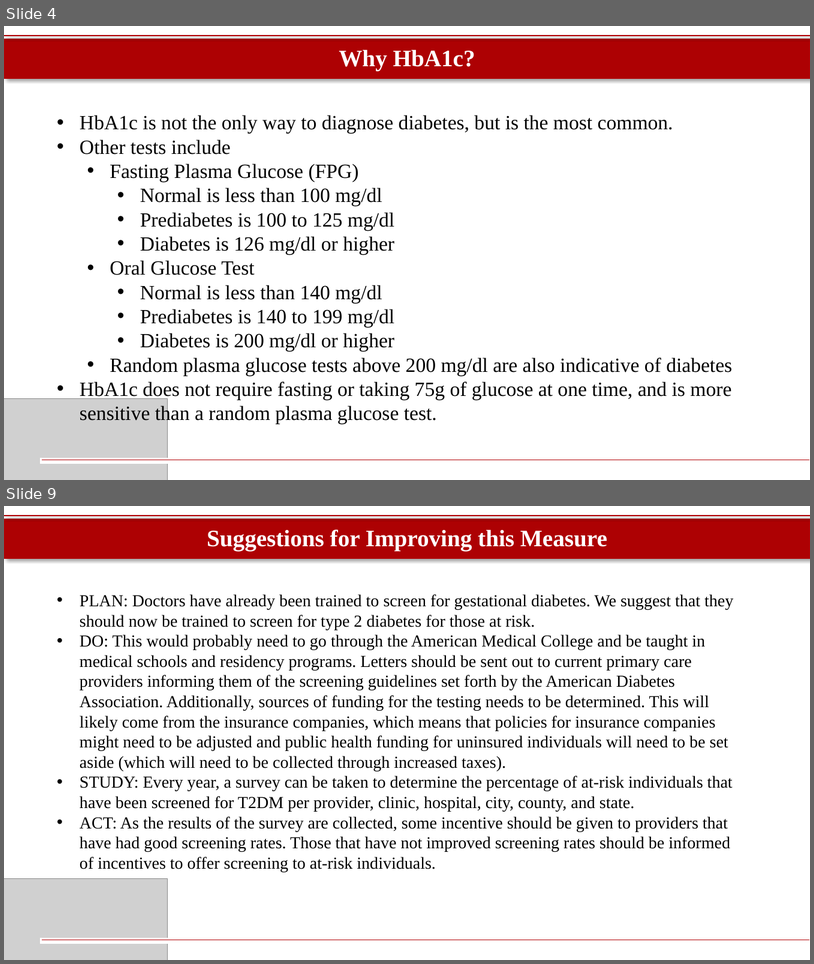
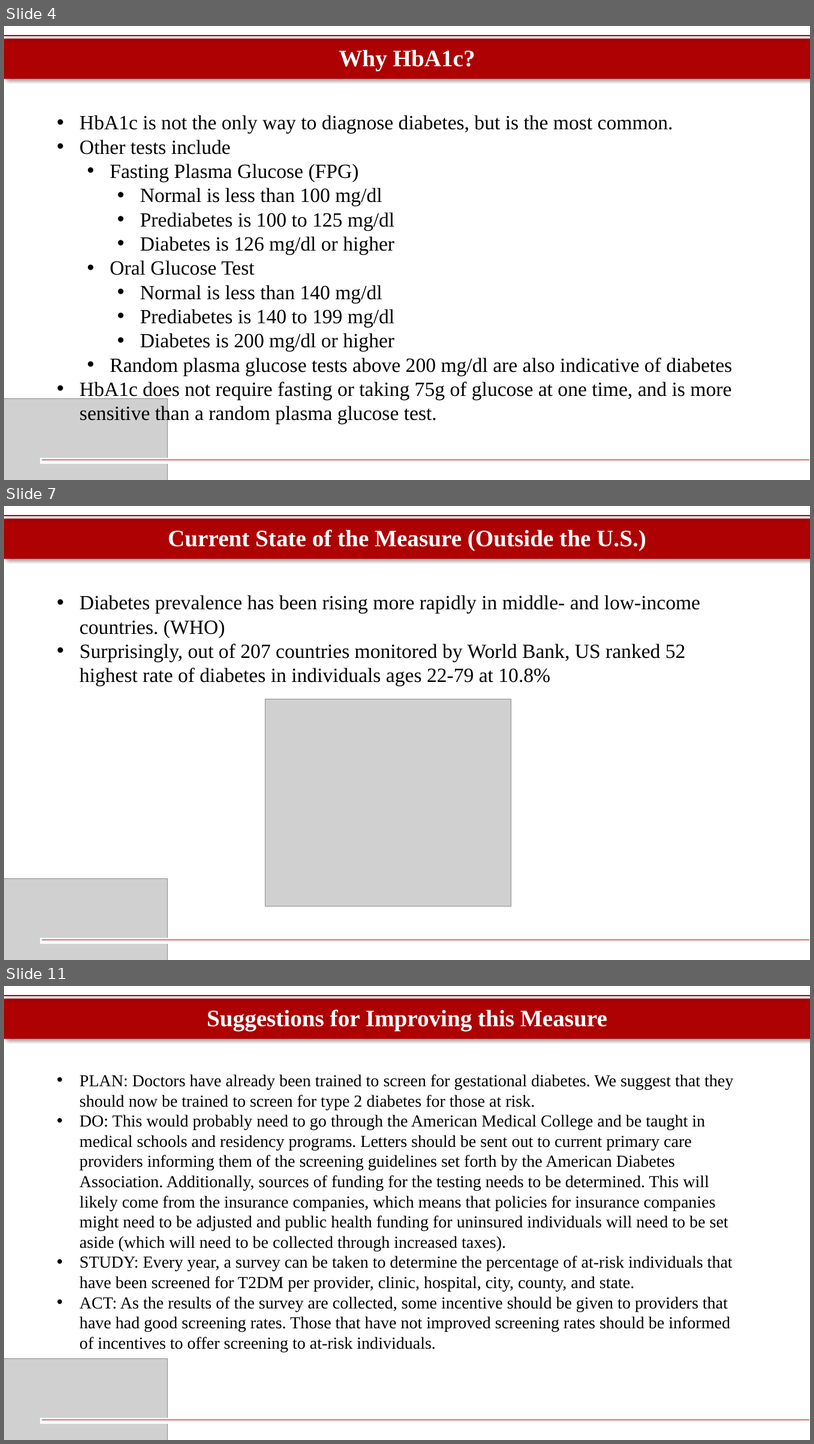
Before and after one commit to davidwsant/systems-modeling-DS, a slide deck: Donut Giveup Group 4 HbA1c Working Draft.pptx. Shown one above the other, each under a label of ours: slides 4 and 9 before the commit, slides 4, 7 and 11 after it; the slides between them are not shown. The pictures are 814x964 and 814x1444 pixels, drawn with LibreOffice and Linux fonts; fonts in the diff are those of the drawing; grey boxes stand for pictures. Boxes give left, top, right and bottom in pixels: in the first picture for what was removed or moved away, otherwise in the second. Text is boxed around its words. In the diff, an @@ line names an element or a change of style, - is before the commit and + after.

```diff
--- a/Donut Giveup Group 4 HbA1c Working Draft.pptx
+++ b/Donut Giveup Group 4 HbA1c Working Draft.pptx
@@ slide 7 added at (4,506,810,960), background #FFFFFF @@
@@ rectangle added at (4,519,810,558), fill #AD0103, outline #B20206 0.75 pt, 28 pt, text #FFFFFF, bold @@
+Current State of the Measure (Outside the U.S.)
@@ line added from (4, 516) to (810, 516), #B20206 1 pt @@
@@ text added at (80,595,701,686), 24 pt, text #000000 @@
+• Diabetes prevalence has been rising more rapidly in middle- and low-income countries. (WHO)
+• Surprisingly, out of 207 countries monitored by World Bank, US ranked 52 highest rate of diabetes in individuals ages 22-79 at 10.8%
@@ picture added at (266,699,512,906) @@
@@ picture added at (4,879,167,960) @@
@@ rectangle added at (40,938,189,943), fill #FFFFFF, outline #FFFFFF 1 pt @@
@@ line added from (42, 940) to (810, 940), #B20206 1 pt @@
@@ what was slide 9 is now slide 11 @@
```
Also in this commit, not shown: 5 slides changed, 1 other slide added, 3 other files.
